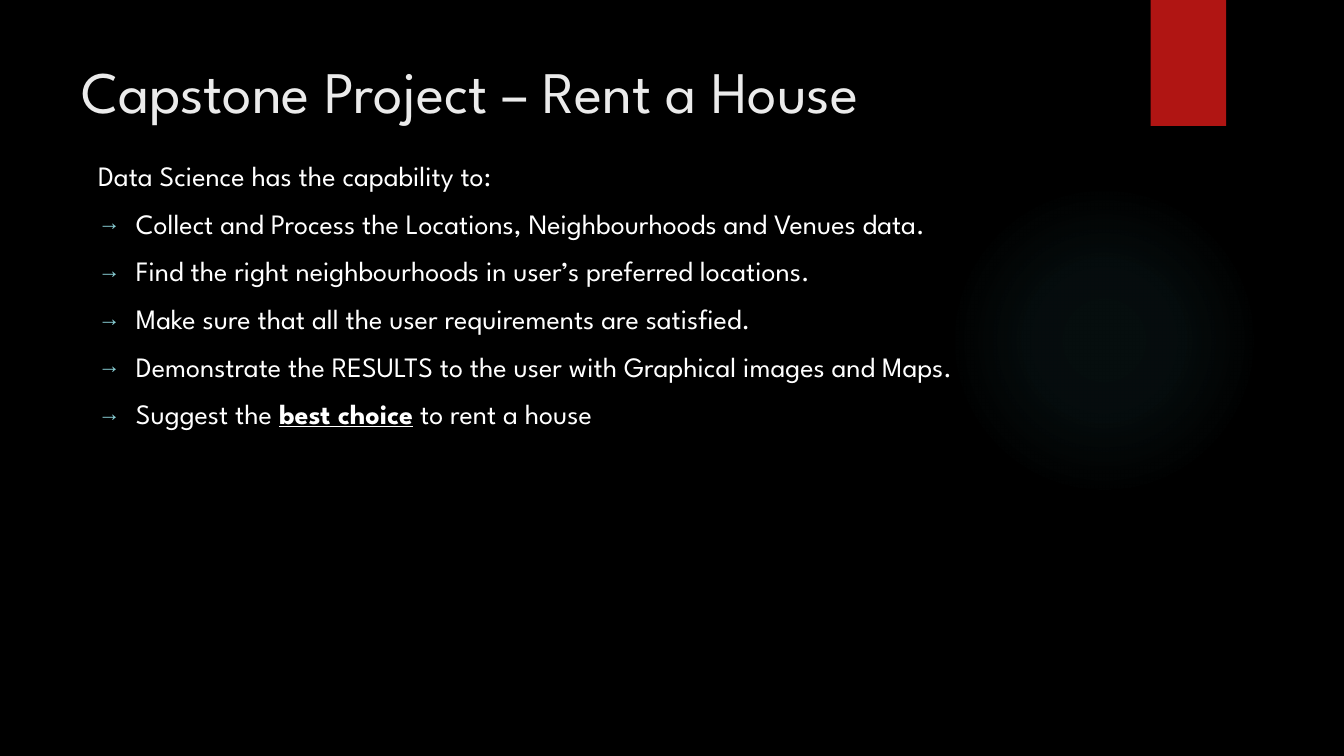
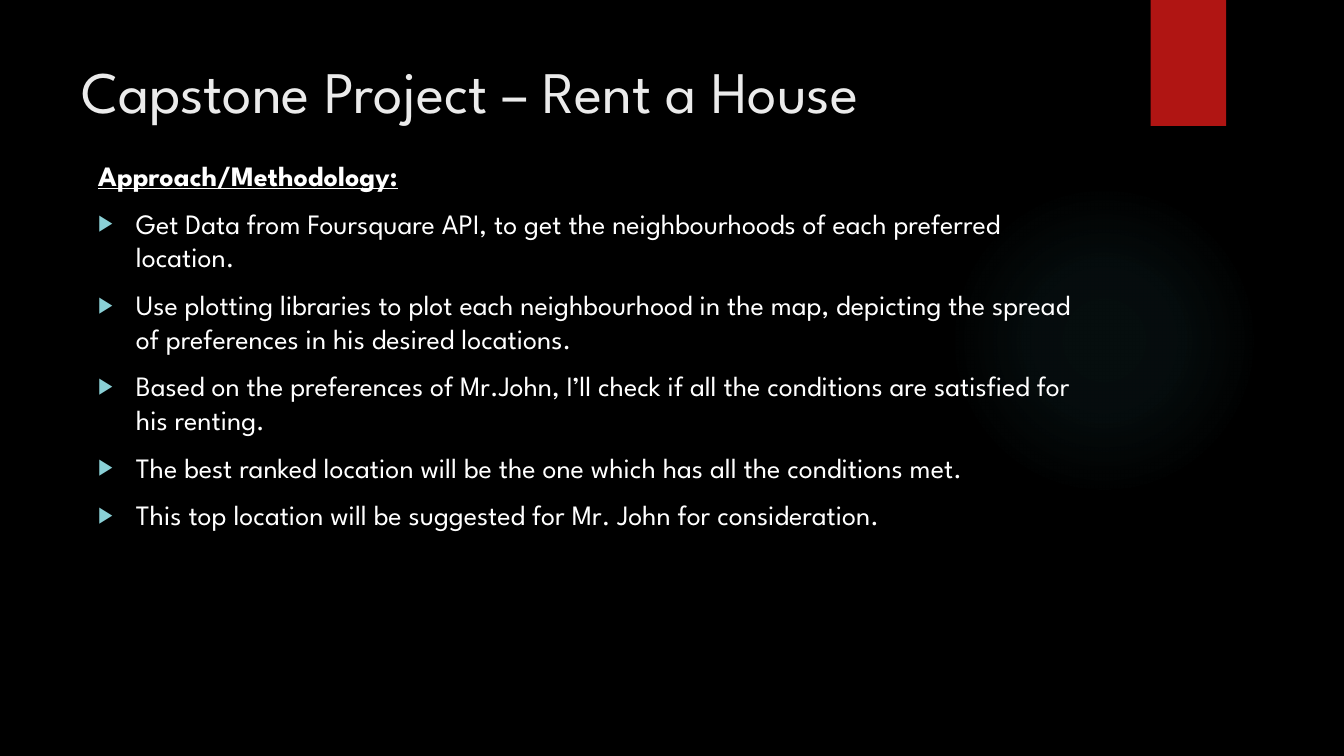
Before and after one commit to Lakshmi-vakkalanka/github_rep, a slide deck: slide 5 of Capstone project Presentation.pptx (slide 4 before the commit). Drawn at 1344x756 pixels with LibreOffice and Linux fonts; fonts in the diff are those of the drawing; background and template pictures are left out. Boxes give left, top, right and bottom in pixels: in the first picture for what was removed or moved away, otherwise in the second. Text is boxed around its words. In the diff, an @@ line names an element or a change of style, - is before the commit and + after.

Commit message:
Capstone Project submission -2

```diff
--- a/Capstone project Presentation.pptx
+++ b/Capstone project Presentation.pptx
@@ text at (98, 166, 1070, 531): text changed @@
-Data Science has the capability to:
-→ Collect and Process the Locations, Neighbourhoods and Venues data.
-→ Find the right neighbourhoods in user’s preferred locations.
-→ Make sure that all the user requirements are satisfied.
-→ Demonstrate the RESULTS to the user with Graphical images and Maps.
-→ Suggest the best choice to rent a house
+Approach/Methodology:
+▶ Get Data from Foursquare API, to get the neighbourhoods of each preferred location.
+▶ Use plotting libraries to plot each neighbourhood in the map, depicting the spread of preferences in his desired locations.
+▶ Based on the preferences of Mr.John, I’ll check if all the conditions are satisfied for his renting.
+▶ The best ranked location will be the one which has all the conditions met.
+▶ This top location will be suggested for Mr. John for consideration.
```
Also in this commit, not shown: 4 other slides changed, 1 slide added, 1 other file.
